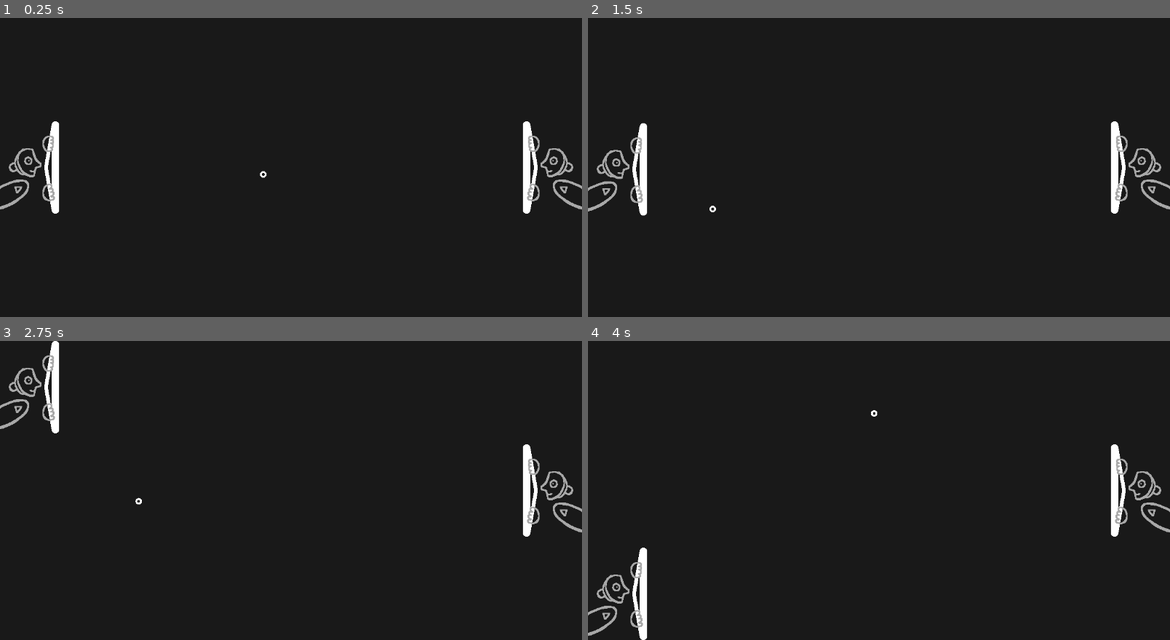
Above: before the commit, frames 1-4 (two rows, left to right).
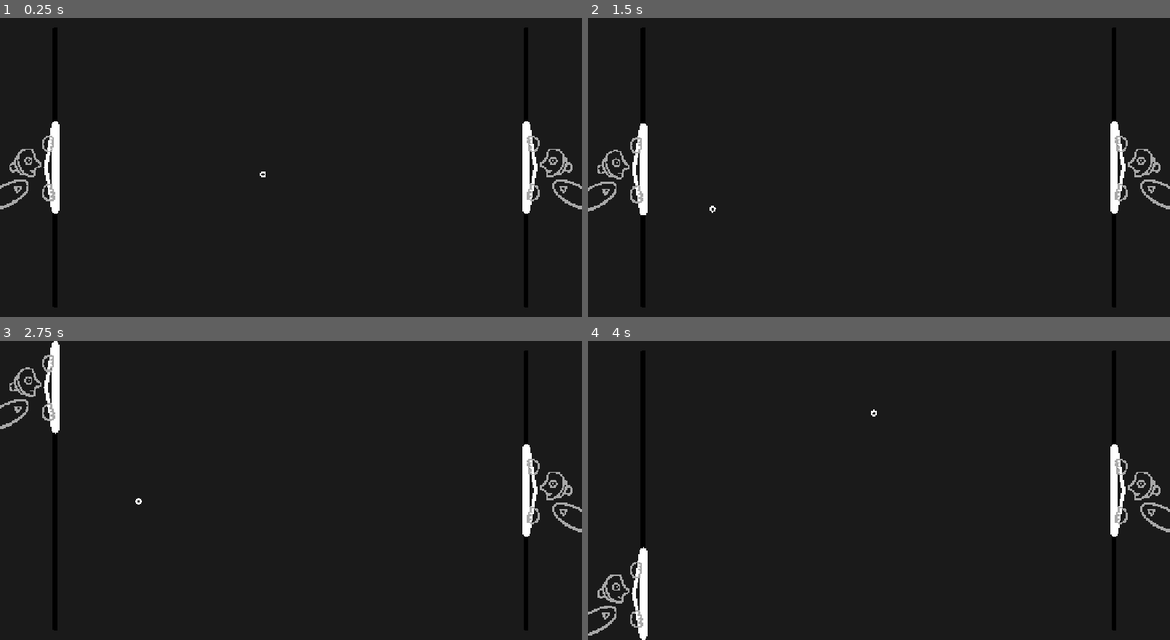
Above: after the commit, the same moments.

Repository: pixerhp/Pixers-Pong
Game: Godot game, scene res://scenes/topscenes/gameplay_topscene.tscn
The game is run twice, just before and just after one commit, with the same random seed, the same clock (stepped at 60 frames per second) and the same inputs.
Inputs:
- Up to frame 1 (0.25 s): no input
- Up to frame 2 (1.5 s): hold W (plr1_up) 0.53-1.28 s; hold S (plr1_down) from 1.28 s (still down)
- Up to frame 3 (2.75 s): release S (plr1_down) at 2.03 s; hold W (plr1_up) from 2.03 s (still down)
- Up to frame 4 (4 s): release W (plr1_up) at 3.53 s; hold S (plr1_down) from 3.53 s (still down)

The runs differ from the first frame. In frame 1, 1.6% of the frame differs, in the area x 0-100%, y 3-97%; in frame 2, 1.6%; in frame 3, 1.6%, in the area x 0-100%, y 0-97%; in frame 4, 1.6%.

Commit message:
Add placeholder play area background art

Diff:
--- a/project.godot
+++ b/project.godot
@@ -22,6 +22,8 @@
 [display]
 
 window/size/viewport_width=1260
+window/stretch/mode="canvas_items"
+window/stretch/aspect="expand"
 
 [file_customization]
 
--- a/scenes/topscenes/gameplay_topscene.tscn
+++ b/scenes/topscenes/gameplay_topscene.tscn
@@ -1,6 +1,7 @@
 [gd_scene format=3 uid="uid://djf03i2v6xbtj"]
 
 [ext_resource type="Script" uid="uid://uo8drfr51v6o" path="res://scripts/gameplay_script.gd" id="1_n6iga"]
+[ext_resource type="Texture2D" uid="uid://bmx6cx37pior3" path="res://assets/art/play_area.png" id="2_pyq0w"]
 [ext_resource type="ArrayMesh" uid="uid://dhcyjins7o86k" path="res://assets/models/ball_torus.obj" id="2_rncwu"]
 [ext_resource type="PackedScene" uid="uid://c782dk0hf6ul1" path="res://scenes/topscenes/paddle_char.tscn" id="2_u55sw"]
 
@@ -25,11 +26,9 @@
 [node name="GameplayTopscene" type="Node2D" unique_id=297910401]
 script = ExtResource("1_n6iga")
 
-[node name="BackgroundColor" type="ColorRect" parent="." unique_id=1153635322]
-custom_minimum_size = Vector2(1260, 648)
-offset_right = 1260.0
-offset_bottom = 648.0
-color = Color(0.099985994, 0.099985994, 0.099985994, 1)
+[node name="BackgroundColor" type="Sprite2D" parent="." unique_id=479692831]
+position = Vector2(630, 324)
+texture = ExtResource("2_pyq0w")
 
 [node name="LeftPaddle" type="Node2D" parent="." unique_id=1689491174]
 unique_name_in_owner = true
Binary file added: assets/art/play_area.png
Not shown, added: assets/art/play_area.png.import
